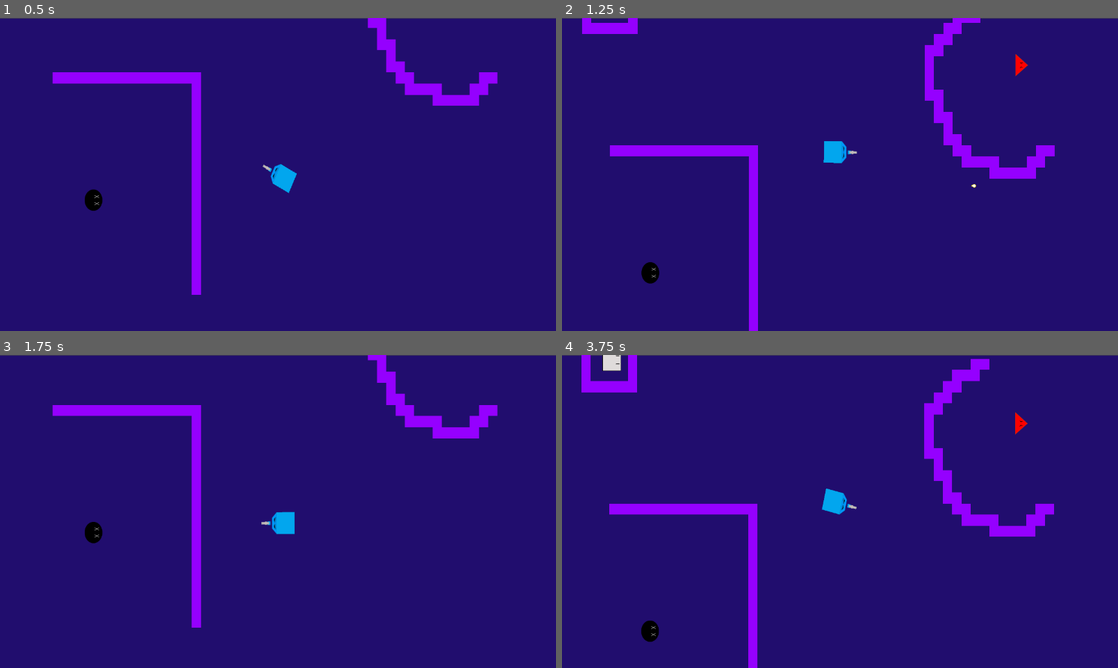
Above: before the commit, frames 1-4 (two rows, left to right).
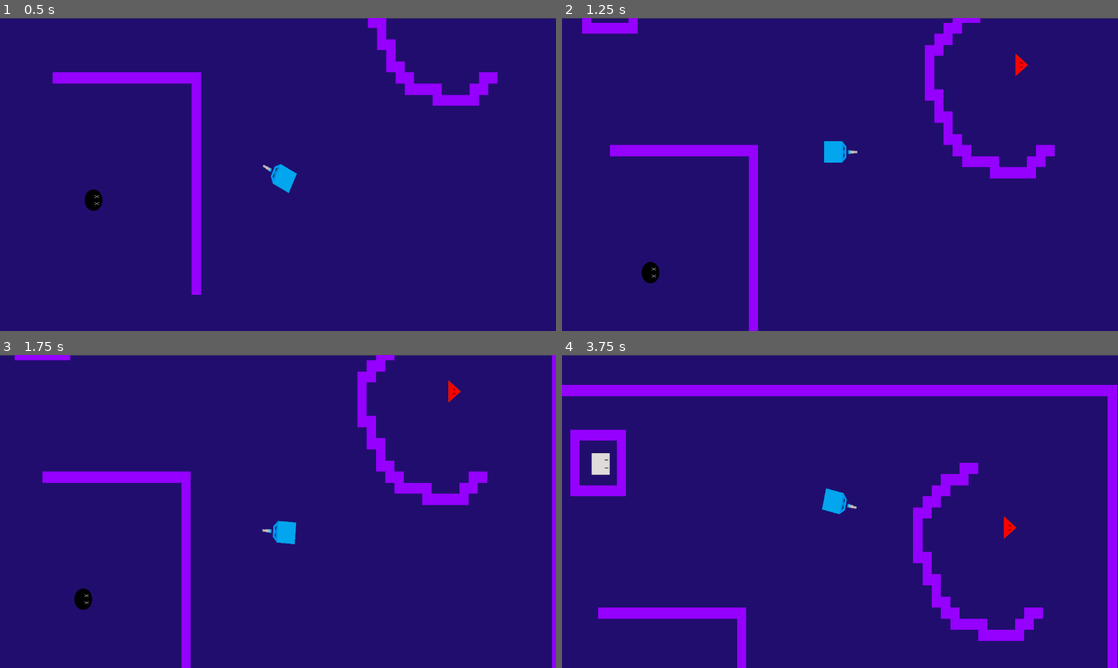
Above: after the commit, the same moments.

Repository: chaco470/CubeCrawler
Game: Godot game, scene res://Assets/Scenes/World.tscn
Same seed, same stepped clock (60 frames per second), same inputs: the game is played once before the commit and once after it.
Inputs (mouse positions are in pixels of both pictures, inside the frame that each line leads up to):
- Up to frame 1 (0.5 s): no input
- Up to frame 2 (1.25 s): tap Enter at 0.5 s; move the mouse to (962, 158) at 0.52 s; press the mouse at (962, 158) at 0.53 s; hold Up (_up) from 0.53 s (still down); tap Right (_rigth) at 0.8 s
- Up to frame 3 (1.75 s): move the mouse to (166, 527) at 1.27 s; release Up (_up) at 1.28 s; release the mouse at (166, 527) at 1.28 s; hold Down (_down) from 1.28 s (still down); tap Right (_rigth) at 1.35 s; tap R (ui_r) at 1.55 s
- Up to frame 4 (3.75 s): move the mouse to (895, 442) at 2.02 s; release Down (_down) at 2.03 s; hold R (ui_r) 2.03-2.78 s; hold Up (_up) 2.03-3.53 s; click (895, 442) at 2.3 s; move the mouse to (812, 574) at 2.77 s; click (812, 574) at 2.85 s; tap Right (_rigth) at 3.05 s; move the mouse to (1006, 558) at 3.52 s; hold Left (_left) from 3.53 s (still down); hold Right (_rigth) from 3.53 s (still down)

Frame 1 is identical in both runs. In frame 2, 0.3% of the frame differs, in the area x 3-89%, y 0-85%; in frame 3, 9.1%; in frame 4, 14%, in the area x 0-100%, y 0-100%.

Commit message:
fix mov

Diff:
--- a/Assets/Scenes/Player.tscn
+++ b/Assets/Scenes/Player.tscn
@@ -8,6 +8,7 @@
 [ext_resource path="res://Assets/Scripts/StateMachine.gd" type="Script" id=6]
 [ext_resource path="res://Assets/Scripts/PlayerState/Idle.gd" type="Script" id=7]
 [ext_resource path="res://Assets/Scenes/CameraPlayer.gd" type="Script" id=8]
+[ext_resource path="res://Assets/Scripts/PlayerState/Dead.gd" type="Script" id=9]
 
 [sub_resource type="CircleShape2D" id=1]
 radius = 39.181
@@ -62,6 +63,9 @@
 [node name="Idle" type="Node" parent="StateMachine"]
 script = ExtResource( 7 )
 
+[node name="Dead" type="Node" parent="StateMachine"]
+script = ExtResource( 9 )
+
 [node name="Sprite" type="Sprite" parent="."]
 rotation = -1.5708
 texture = ExtResource( 2 )
--- a/Assets/Scripts/Player.gd
+++ b/Assets/Scripts/Player.gd
@@ -25,14 +25,6 @@
 	PlayerData.call_deferred("set_max_health", max_health)
 
 
-func _physics_process(delta):
-
-	look_at(get_global_mouse_position())
-
-	if Input.is_action_pressed("LMB"):
-		fire()
-	if Input.is_action_pressed("ui_r"):
-		get_tree().reload_current_scene()
 
 func get_input_axis():
 
@@ -65,6 +57,7 @@
 	motion = motion.clamped(max_speed)
 
 
+
 func fire():
 	if can_shoot:
 		GlobalObjects.camera.shake(50)
@@ -90,3 +83,6 @@
 
 func _on_Cadencia_timeout():
 	can_shoot = true
+
+func _remove():
+	queue_free()
--- /dev/null
+++ b/Assets/Scripts/PlayerState/Dead.gd
@@ -0,0 +1,3 @@
+extends "res://Assets/Scripts/AbstractState.gd"
+func enter():
+	parent._remove()
--- a/Assets/Scripts/PlayerState/Idle.gd
+++ b/Assets/Scripts/PlayerState/Idle.gd
@@ -7,5 +7,4 @@
 
 
 func update(delta:float):
-
 	parent._handle_cannon_actions()
--- a/Assets/Scripts/PlayerState/Walk.gd
+++ b/Assets/Scripts/PlayerState/Walk.gd
@@ -1,9 +1,9 @@
 extends "res://Assets/Scripts/AbstractState.gd"
 
+func handle_input(event:InputEvent):
+	if event.is_action_pressed("_left") || event.is_action_pressed("_rigth") || event.is_action_pressed("_up")|| event.is_action_pressed("_down"):
+		emit_signal("finished", "walk")
 
 func update(delta):
 	parent._handle_cannon_actions()
 	parent._handle_move_input()
-
-	if parent.axis == Vector2.ZERO:
-		emit_signal("finished", "idle")
--- a/Assets/Scripts/StateMachine.gd
+++ b/Assets/Scripts/StateMachine.gd
@@ -4,10 +4,13 @@
 func _ready():
 	states_map = {
 		"idle": $Idle,
-		"walk": $Walk
+		"walk": $Walk,
+		"dead": $Dead
 	}
 
 
 func notify_hit(amount):
 	PlayerData.current_health += min(amount, PlayerData.max_health)
 	print(PlayerData.current_health)
+	if PlayerData.current_health == 0:
+		_change_state("dead")
Not shown: 1 places in Assets/Scenes/Player.tscn that only renumber resources
